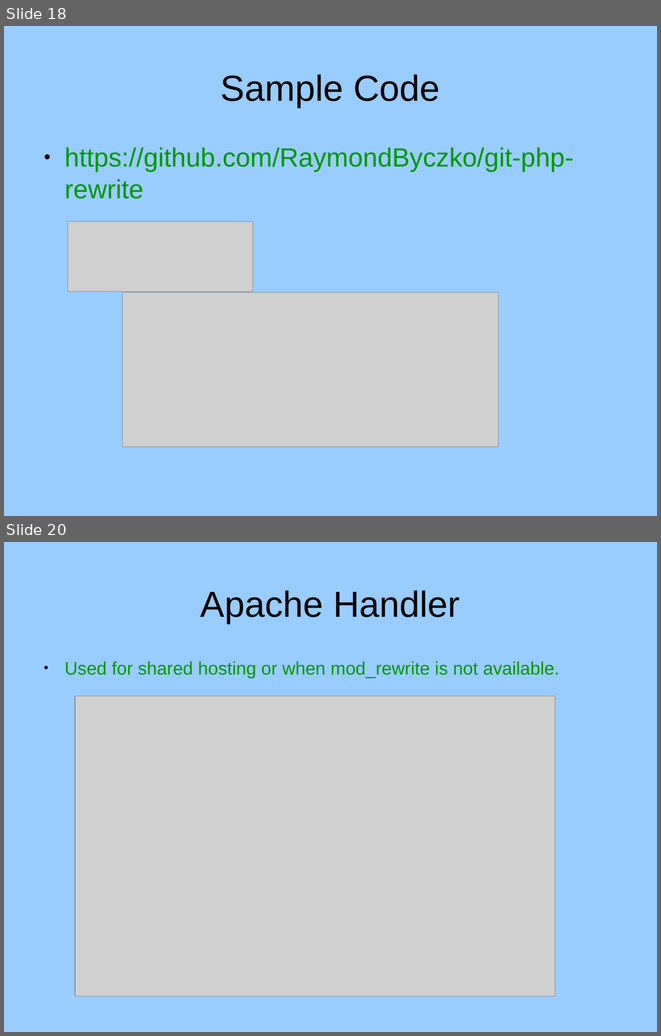
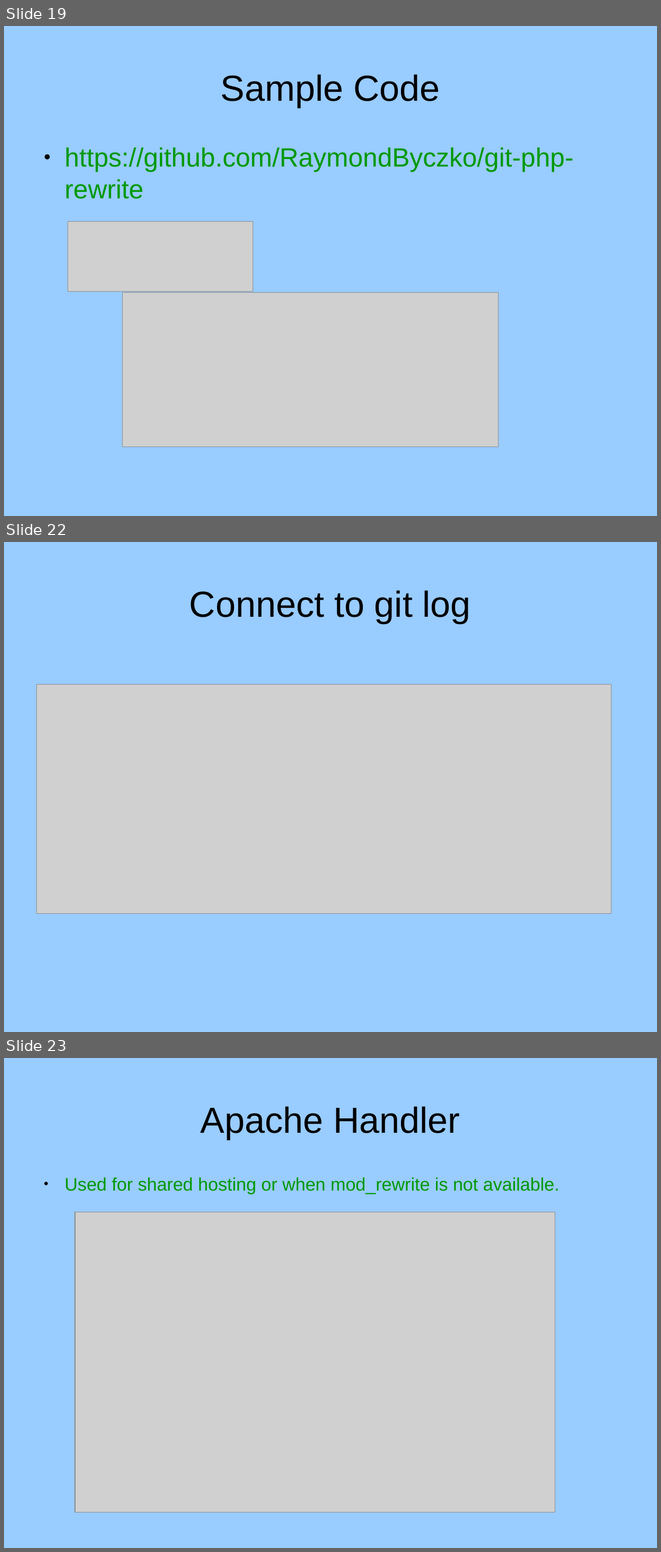
Before and after one commit to RaymondByczko/git-php-rewrite, a slide deck: docs/powerpoint.odp. Shown one above the other, each under a label of ours: slides 18 and 20 before the commit, slides 19, 22 and 23 after it; the slides between them are not shown. The pictures are 661x1036 and 661x1552 pixels, drawn with LibreOffice and Linux fonts; fonts in the diff are those of the drawing; grey boxes stand for pictures. Boxes give left, top, right and bottom in pixels: in the first picture for what was removed or moved away, otherwise in the second. Text is boxed around its words. In the diff, an @@ line names an element or a change of style, - is before the commit and + after.

```diff
--- a/docs/powerpoint.odp
+++ b/docs/powerpoint.odp
@@ slide 22 added at (x1=4, y1=542, x2=657, y2=1032), background #99CCFF @@
@@ title added at (x1=190, y1=590, x2=471, y2=623), 44 pt, text #000000 @@
+Connect to git log
@@ picture added at (x1=36, y1=684, x2=611, y2=914) @@
@@ what was slide 18 is now slide 19 @@
@@ what was slide 20 is now slide 23 @@
```
Also in this commit, not shown: 11 slides changed, 4 other slides added.
